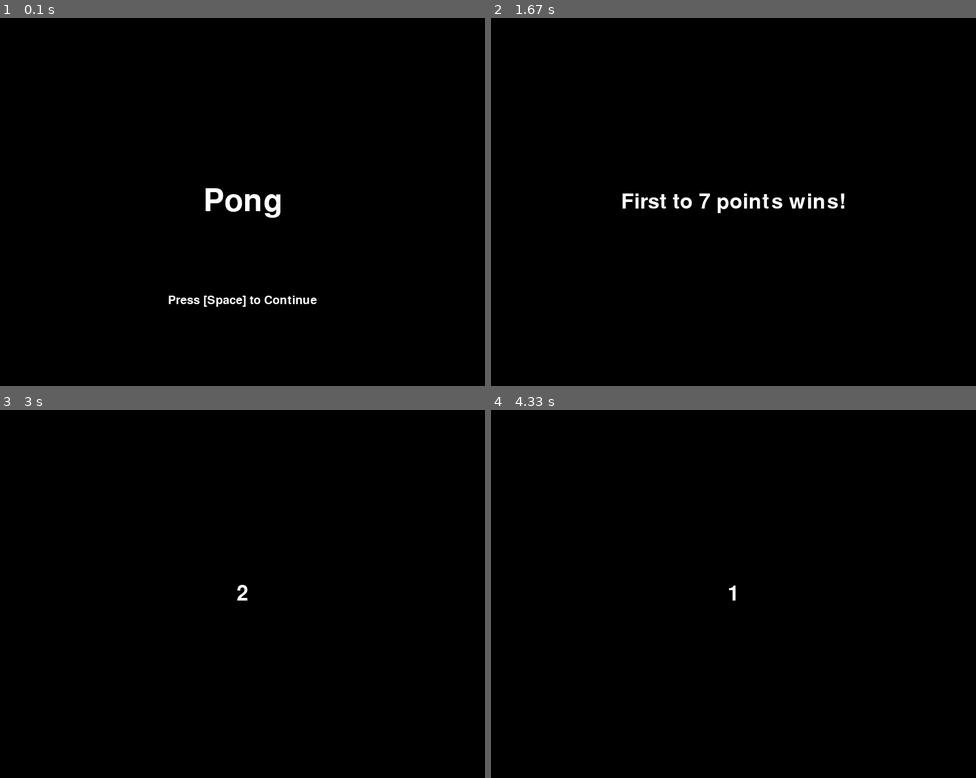
Above: before the commit, frames 1-4 (two rows, left to right).
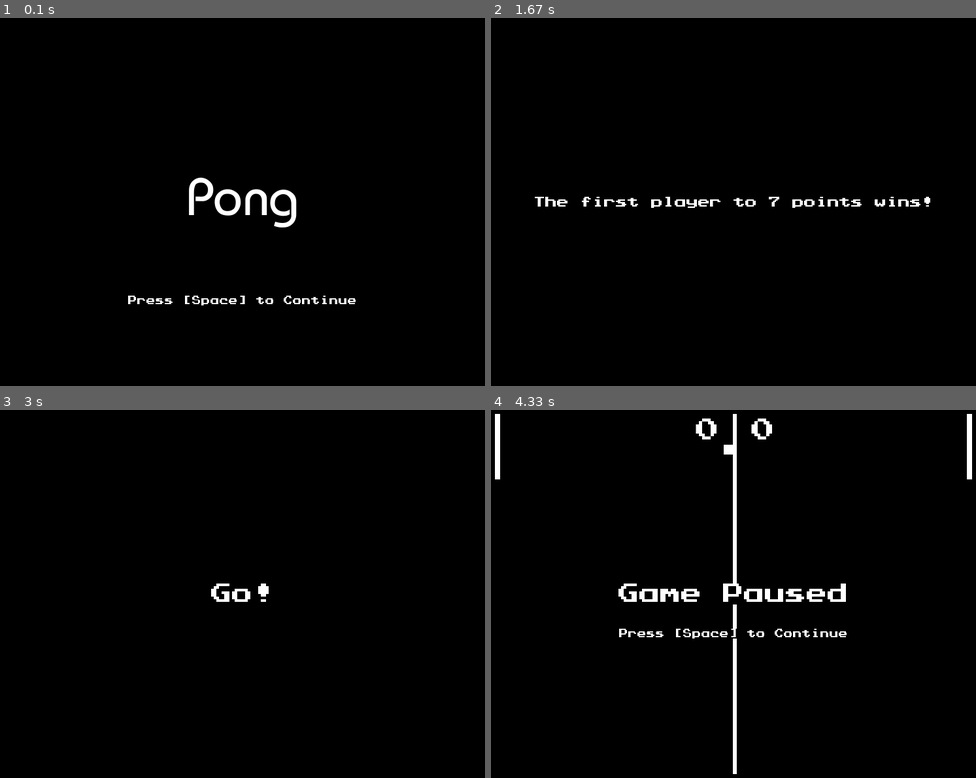
Above: after the commit, the same moments.

Repository: cs-cordero/Pong
Game: pygame game, started from pong.py
The game is run twice, just before and just after one commit, with the same random seed, the same clock (stepped at 60 frames per second) and the same inputs. The source is Python 2; it was converted automatically to run under Python 3.
Inputs:
- Up to frame 1 (0.1 s): no input
- Up to frame 2 (1.67 s): tap Space at 0.33, 0.73, 1.03 s; hold Up 0.67-1.13 s
- Up to frame 3 (3 s): no input
- Up to frame 4 (4.33 s): hold Up 3.23-3.83 s; tap Space at 3.3 s

The runs differ from the first frame. In frame 1, 1.6% of the frame differs, in the area x 26-74%, y 43-79%; in frame 2, 1.3%; in frame 3, 0.3%; in frame 4, 2.8%, in the area x 0-100%, y 1-99%.

Commit message:
Final Commit!

Diff:
--- a/data/constants.py
+++ b/data/constants.py
@@ -10,8 +10,8 @@
 BOUNDARYSIZE = 25
 
 # Paddle Constants
-PADDLELENGTH = 75
-PADDLETHICKNESS = 10
+PADDLELENGTH = 100
+PADDLETHICKNESS = 8
 PADDLESPEED = WINDOWHEIGHT / FPS  # should take 1 second to get from the top to the bottom.
 
 # Ball Constants
--- a/data/main.py
+++ b/data/main.py
@@ -104,19 +104,15 @@
 
 def startGame():
   DISPLAYSURF.fill(colors.black)
-  GenerateText('First to 7 points wins!', GAMEZONE.centerx, GAMEZONE.centery)
+  GenerateText('The first player to 7 points wins!', GAMEZONE.centerx, GAMEZONE.centery, size=18, font='prstartk')
   pg.display.update()
   pg.time.wait(1000)
   DISPLAYSURF.fill(colors.black)
-  GenerateText('3', GAMEZONE.centerx, GAMEZONE.centery)
+  GenerateText('Ready?', GAMEZONE.centerx, GAMEZONE.centery)
   pg.display.update()
   pg.time.wait(1000)
   DISPLAYSURF.fill(colors.black)
-  GenerateText('2', GAMEZONE.centerx, GAMEZONE.centery)
-  pg.display.update()
-  pg.time.wait(1000)
-  DISPLAYSURF.fill(colors.black)
-  GenerateText('1', GAMEZONE.centerx, GAMEZONE.centery)
+  GenerateText('Go!', GAMEZONE.centerx, GAMEZONE.centery)
   pg.display.update()
   pg.time.wait(1000)
 
@@ -124,14 +120,14 @@
   DISPLAYSURF.fill(colors.black)
   pg.draw.rect(DISPLAYSURF, colors.black, GAMEZONE)
   pg.draw.rect(DISPLAYSURF, colors.white, CENTERLINE)
-  GenerateText(repr(c.PLAYERONESCORE), GAMEZONE.centerx - 30, GAMEZONE.top + 25, 45)
-  GenerateText(repr(c.PLAYERTWOSCORE), GAMEZONE.centerx + 30, GAMEZONE.top + 25, 45)
+  GenerateText(repr(c.PLAYERONESCORE), GAMEZONE.centerx - 40, GAMEZONE.top + 25, 36)
+  GenerateText(repr(c.PLAYERTWOSCORE), GAMEZONE.centerx + 45, GAMEZONE.top + 25, 36)
   pg.draw.rect(DISPLAYSURF, colors.white, PlayerOne.paddle)
   pg.draw.rect(DISPLAYSURF, colors.white, PlayerTwo.paddle)
   pg.draw.rect(DISPLAYSURF, GameBall.color, GameBall.ball)
 
-def GenerateText(text, posx, posy, size=32):
-  fontObj = pg.font.Font('freesansbold.ttf', size)
+def GenerateText(text, posx, posy, size=32, font='prstartk'):
+  fontObj = pg.font.Font(os.path.join(os.path.dirname(__file__),'..','fonts',font + '.TTF'), size)
   textSurfaceObj = fontObj.render(text, True, colors.white, colors.black)
   textRectObj = textSurfaceObj.get_rect()
   textRectObj.center = (posx, posy)
@@ -157,13 +153,13 @@
   GameBall.dy = 0
   if type == 'PointMade1':
     GenerateText('Player One Scored!', GAMEZONE.centerx, GAMEZONE.centery)
-    GenerateText('Press [Space] to Continue', GAMEZONE.centerx, GAMEZONE.centery + 60, 18)
+    GenerateText('Press [Space] to Continue', GAMEZONE.centerx, GAMEZONE.centery + 60, 14)
   elif type == 'PointMade2':
     GenerateText('Player Two Scored!', GAMEZONE.centerx, GAMEZONE.centery)
-    GenerateText('Press [Space] to Continue', GAMEZONE.centerx, GAMEZONE.centery + 60, 18)
+    GenerateText('Press [Space] to Continue', GAMEZONE.centerx, GAMEZONE.centery + 60, 14)
   else:
     GenerateText('Game Paused', GAMEZONE.centerx, GAMEZONE.centery)
-    GenerateText('Press [Space] to Continue', GAMEZONE.centerx, GAMEZONE.centery + 60, 18)
+    GenerateText('Press [Space] to Continue', GAMEZONE.centerx, GAMEZONE.centery + 60, 14)
   pg.display.update()
   while PauseGame:
     for event in pg.event.get():
@@ -183,7 +179,7 @@
   global GAMEZONE, CENTERLINE, PADDLESLIST, PlayerOne, PlayerTwo, GameBall
   # initialize assets
   GAMEZONE = pg.Rect(c.BOUNDARYSIZE, c.BOUNDARYSIZE, c.WINDOWWIDTH - (c.BOUNDARYSIZE * 2), c.WINDOWHEIGHT - (c.BOUNDARYSIZE * 2))
-  CENTERLINE = pg.Rect(GAMEZONE.centerx - 1, GAMEZONE.top, 5, GAMEZONE.height)
+  CENTERLINE = pg.Rect(GAMEZONE.centerx - 1, GAMEZONE.top, 6, GAMEZONE.height)
   PADDLESLIST = []
   PlayerOne = Paddle(GAMEZONE.left + 10, GAMEZONE.top, 'HUMAN1')
   PlayerTwo = Paddle(GAMEZONE.right - c.PADDLETHICKNESS - 10, GAMEZONE.top, 'AI')
@@ -238,12 +234,12 @@
     if c.PLAYERONESCORE == 7:
       drawAssets()
       GenerateText('Player One Wins!',  GAMEZONE.centerx, GAMEZONE.centery)
-      GenerateText('Press [Space] to RestartGame or ESC to Quit)', GAMEZONE.centerx, GAMEZONE.centery + 60, 18)
+      GenerateText('Press [Space] to RestartGame or ESC to Quit)', GAMEZONE.centerx, GAMEZONE.centery + 60, 14)
       pg.display.update()
     elif c.PLAYERTWOSCORE == 7:
       drawAssets()
       GenerateText('Player Two Wins!',  GAMEZONE.centerx, GAMEZONE.centery)
-      GenerateText('Press [Space] to RestartGame or ESC to Quit)', GAMEZONE.centerx, GAMEZONE.centery + 60, 18)
+      GenerateText('Press [Space] to RestartGame or ESC to Quit)', GAMEZONE.centerx, GAMEZONE.centery + 60, 14)
       pg.display.update()
     EndGame = True
     while EndGame == True:
@@ -251,8 +247,8 @@
 
 def MenuScreen():
   DISPLAYSURF.fill(colors.black)
-  GenerateText('Pong', c.WINDOWWIDTH / 2, c.WINDOWHEIGHT / 2, 48)
-  GenerateText('Press [Space] to Continue', c.WINDOWWIDTH / 2, (c.WINDOWHEIGHT / 4)*3, 18)
+  GenerateText('Pong', c.WINDOWWIDTH / 2, c.WINDOWHEIGHT / 2, size=80, font='Bauhaus')
+  GenerateText('Press [Space] to Continue', c.WINDOWWIDTH / 2, (c.WINDOWHEIGHT / 4)*3, 14)
   pg.display.update()
   NeedInput = True
   while NeedInput:
@@ -266,10 +262,10 @@
   NeedInput = True
   while NeedInput:
     DISPLAYSURF.fill(colors.black)
-    GenerateText('Pong', c.WINDOWWIDTH / 2, c.WINDOWHEIGHT / 2, 48)
-    GenerateText('Select Difficulty:', c.WINDOWWIDTH / 2, (c.WINDOWHEIGHT / 8)*5, 18)
-    GenerateText('Normal', c.WINDOWWIDTH / 2, (c.WINDOWHEIGHT / 8)*5.5, 18)
-    GenerateText('Easy', c.WINDOWWIDTH / 2, (c.WINDOWHEIGHT / 8)*6, 18)
+    GenerateText('Pong', c.WINDOWWIDTH / 2, c.WINDOWHEIGHT / 2, size=80, font='Bauhaus')
+    GenerateText('Select Difficulty:', c.WINDOWWIDTH / 2, (c.WINDOWHEIGHT / 8)*5, 14)
+    GenerateText('Normal', c.WINDOWWIDTH / 2, (c.WINDOWHEIGHT / 8)*5.5, 14)
+    GenerateText('Easy', c.WINDOWWIDTH / 2, (c.WINDOWHEIGHT / 8)*6, 14)
     SelectionArrow = (((c.WINDOWWIDTH/8)*3 - 6, (c.WINDOWHEIGHT / 8)*Selection - 6), ((c.WINDOWWIDTH/8)*3 - 6, (c.WINDOWHEIGHT / 8)*Selection + 6), ((c.WINDOWWIDTH/8)*3 + 6, (c.WINDOWHEIGHT / 8)*Selection))
     pg.draw.polygon(DISPLAYSURF,colors.white, SelectionArrow)
     pg.display.update()
--- a/pygame2exe.py
+++ b/pygame2exe.py
@@ -42,33 +42,33 @@
 class BuildExe:
     def __init__(self):
         #Name of starting .py
-        self.script = "MyApps.py"
+        self.script = "pong.py"
 
         #Name of program
-        self.project_name = "MyApps"
+        self.project_name = "Pong"
 
         #Project url
-        self.project_url = "about:none"
+        self.project_url = "https://github.com/cs-cordero/pong"
 
         #Version of program
-        self.project_version = "0.0"
+        self.project_version = "1.0"
 
         #License of the program
-        self.license = "MyApps License"
+        self.license = "The MIT License"
 
         #Auhor of program
-        self.author_name = "Me"
-        self.author_email = "example@example.com"
-        self.copyright = "Copyright (c) 2009 Me."
+        self.author_name = "Christopher Cordero"
+        self.author_email = "chris.s.cordero@gmail.com"
+        self.copyright = "Copyright (c) 2015 Christopher Cordero"
 
         #Description
-        self.project_description = "MyApps Description"
+        self.project_description = "The classic arcade game Pong recreated in Python."
 
         #Icon file (None will use pygame default icon)
         self.icon_file = None
 
         #Extra files/dirs copied to game
-        self.extra_datas = []
+        self.extra_datas = ['data','fonts']
 
         #Extra/excludes python modules
         self.extra_modules = []
Binary file added: fonts/Bauhaus.ttf
Binary file added: fonts/prstartk.ttf
Not shown, changed: data/__init__.pyc
Not shown, changed: data/colors.pyc
Not shown, changed: data/constants.pyc
Not shown, changed: data/main.pyc
